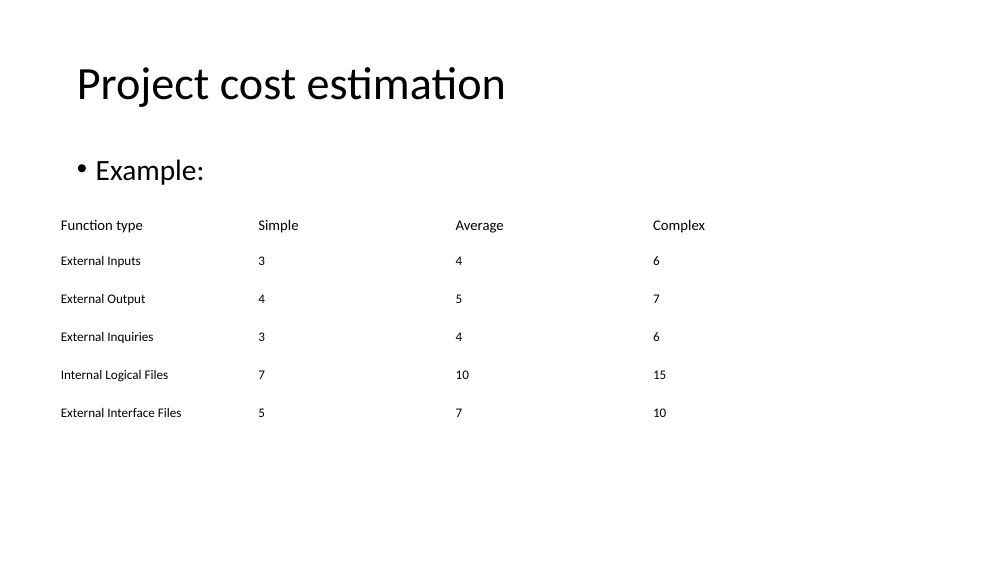
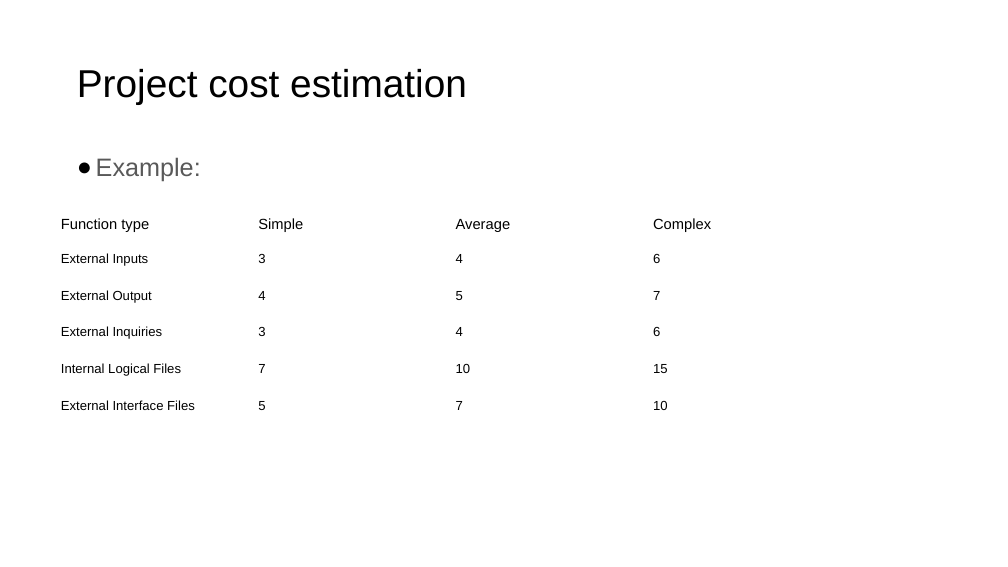
Before and after one commit to vk0810-k/College-B.Tech, a slide deck: slide 23 of Fourth Year/SEM VIII/IT Project Management - Prof. Asha Rawat/Ppt's/Unit 1.pptx (slide 22 before the commit). Drawn at 1008x567 pixels with LibreOffice and Linux fonts; fonts in the diff are those of the drawing. Boxes give left, top, right and bottom in pixels: in the first picture for what was removed or moved away, otherwise in the second. Text is boxed around its words. In the diff, an @@ line names an element or a change of style, - is before the commit and + after.

```diff
--- a/Fourth Year/SEM VIII/IT Project Management - Prof. Asha Rawat/Ppt's/Unit 1.pptx
+++ b/Fourth Year/SEM VIII/IT Project Management - Prof. Asha Rawat/Ppt's/Unit 1.pptx
@@ title "Project cost estimation" at (77, 69, 467, 104): size 44 to 37 pt, font Calibri to Arial @@
@@ text "Example:" at (96, 157, 201, 181): size 28 to 24 pt, font Calibri to Arial, text colour #000000 to #595959; bullet • to ●; less space between paragraphs @@
@@ table at (51, 208, 840, 456) @@
@@ font Calibri to Arial @@
```
Also in this commit, not shown: 42 other slides changed, 9 slides added, 2 slides removed, 8 other files.
